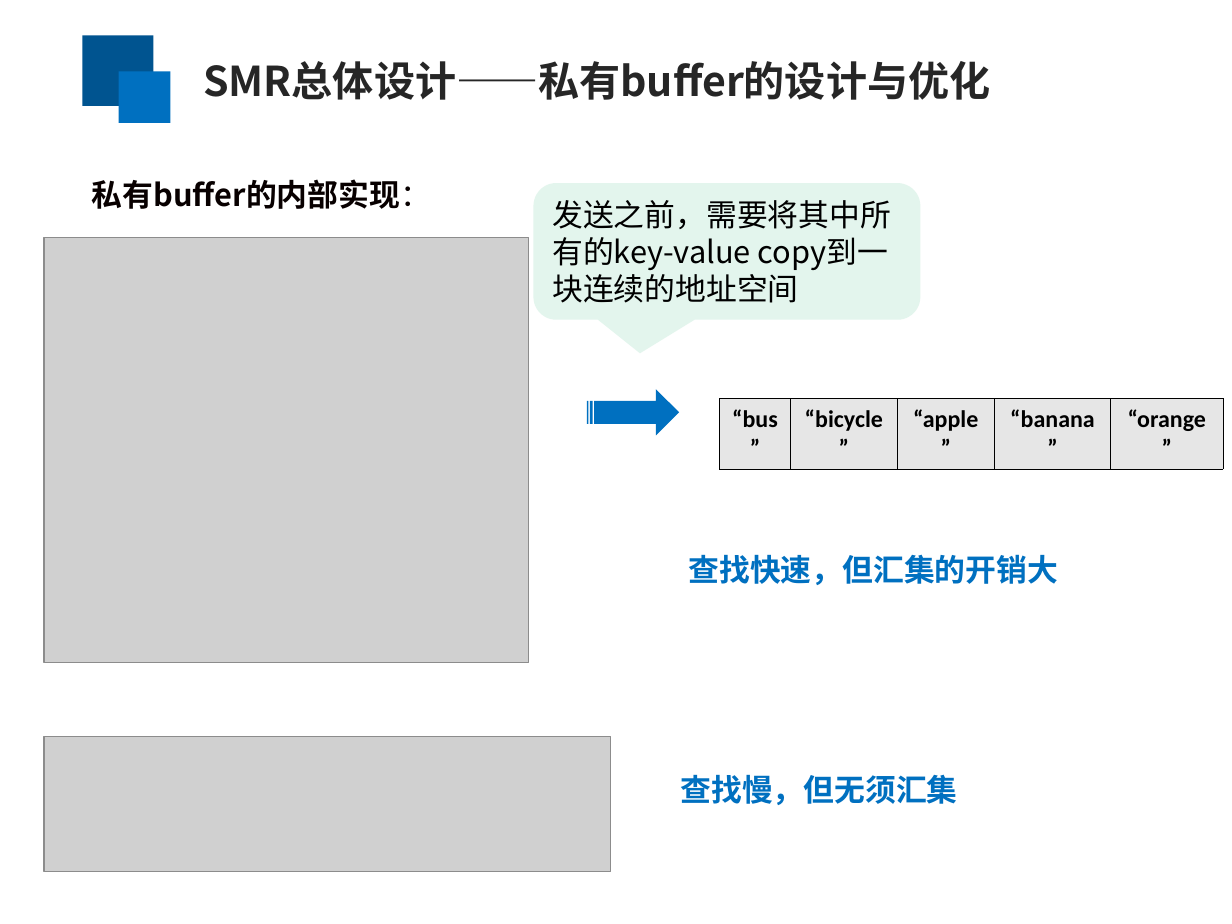
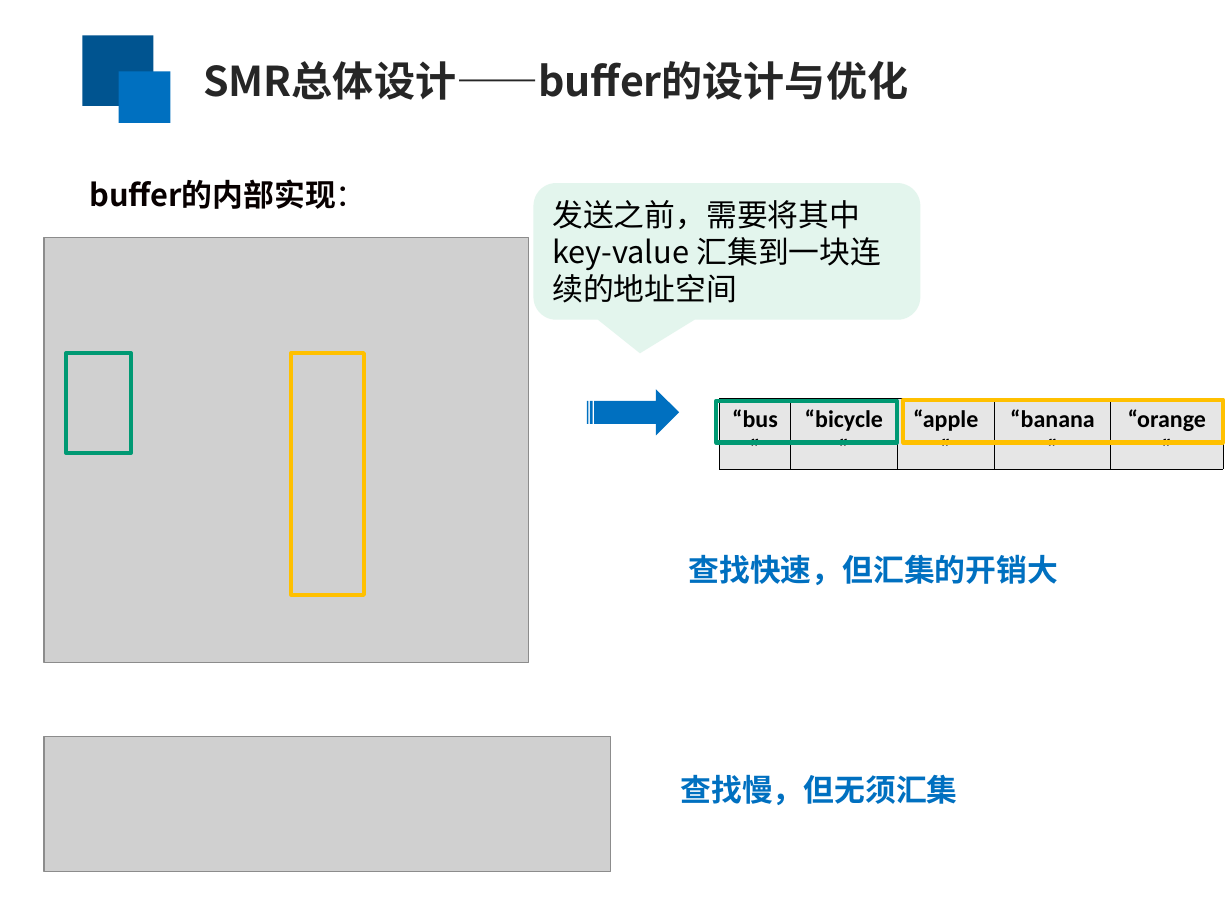
Before and after one commit to yufenyu/work, a slide deck: slide 16 of dmr_paper/paper/chinaSys-2016.ppt (slide 20 before the commit). Drawn at 1232x924 pixels with LibreOffice and Linux fonts; fonts in the diff are those of the drawing; grey boxes stand for pictures. Boxes give left, top, right and bottom in pixels: in the first picture for what was removed or moved away, otherwise in the second. Text is boxed around its words. In the diff, an @@ line names an element or a change of style, - is before the commit and + after.

```diff
--- a/dmr_paper/paper/chinaSys-2016.ppt
+++ b/dmr_paper/paper/chinaSys-2016.ppt
@@ text at <box>203,61,908,100</box>: text changed @@
-SMR总体设计——私有buffer的设计与优化
+SMR总体设计——buffer的设计与优化
@@ text at <box>89,179,366,209</box>: text changed @@
-私有buffer的内部实现：
+buffer的内部实现：
@@ text in rounded speech box at <box>552,200,881,303</box>: text changed @@
-发送之前，需要将其中所有的key-value copy到一块连续的地址空间
+发送之前，需要将其中key-value 汇集到一块连续的地址空间
@@ rectangle added at <box>67,354,131,453</box>, outline #009973 2.49 pt @@
@@ rectangle added at <box>291,354,363,595</box>, outline #FFC000 2.49 pt @@
@@ rectangle added at <box>716,402,897,444</box>, outline #009973 2.49 pt @@
@@ rectangle added at <box>903,399,1223,442</box>, outline #FFC000 2.49 pt @@
```
Also in this commit, not shown: 14 other slides changed, 4 slides removed.
